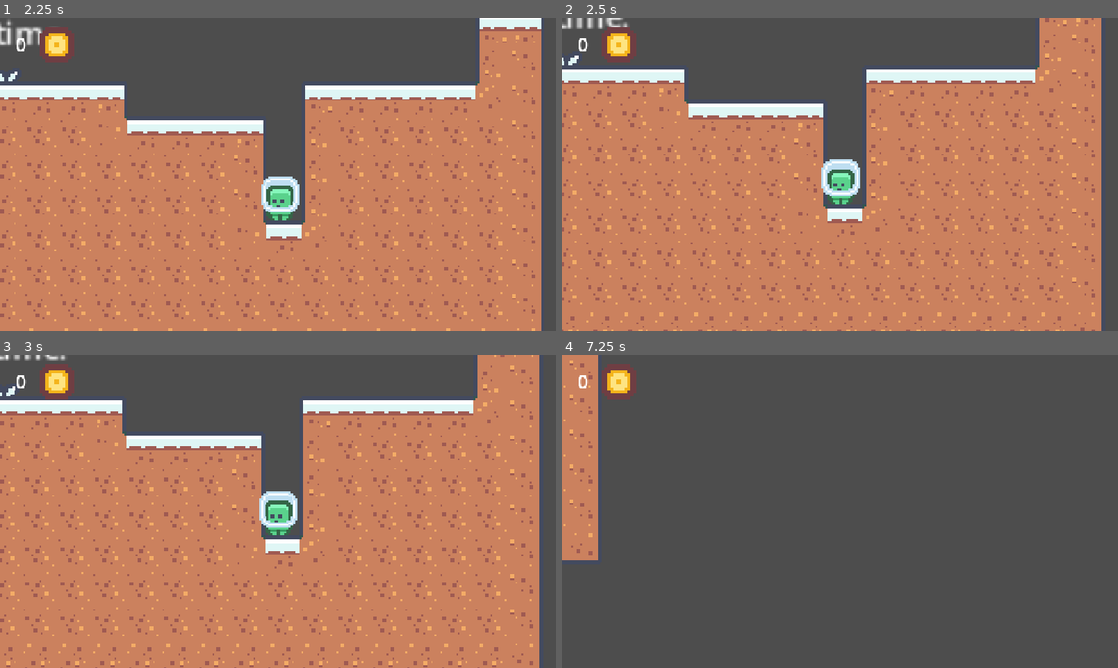
Above: before the commit, frames 1-4 (two rows, left to right).
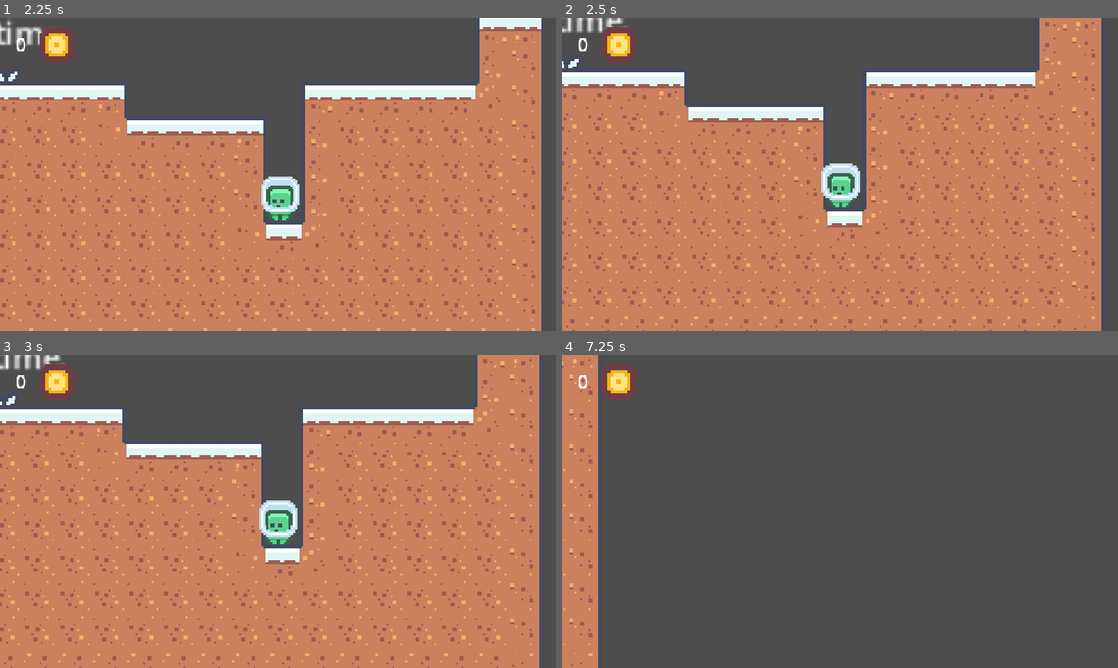
Above: after the commit, the same moments.

Repository: MAL-11DGT-2025/92005-sprint-1-Dekoder-py-school
Game: Godot game, scene res://scenes/levels/level_two.tscn
Same seed, same stepped clock (60 frames per second), same inputs: the game is played once before the commit and once after it. This scene is started directly instead of the project's main scene. Sound files missing from this copy of the repository are replaced by a short silence.
Inputs:
- Up to frame 1 (2.25 s): hold D (right) 0.53-2.03 s; tap W (jump) at 0.77, 1.52 s; hold A (left) from 2.03 s (still down)
- Up to frame 2 (2.5 s): keep holding A (left)
- Up to frame 3 (3 s): keep holding A (left)
- Up to frame 4 (7.25 s): tap W (jump) at 3.02, 3.77, 4.52, 6.02, 6.77 s; release A (left) at 4.28 s; hold D (right) from 4.28 s (still down)

Frame 1 is identical in both runs. In frame 2, 13% of the frame differs, in the area x 0-96%, y 0-100%; in frame 3, 17%; in frame 4, 2.7%.

Commit message:
fix camera limit

Diff:
--- a/scenes/player/player.tscn
+++ b/scenes/player/player.tscn
@@ -24,6 +24,7 @@
 [node name="Camera2D" type="Camera2D" parent="."]
 zoom = Vector2(4, 4)
 process_callback = 0
+limit_bottom = 640
 position_smoothing_enabled = true
 
 [node name="JumpSound" type="AudioStreamPlayer" parent="."]
